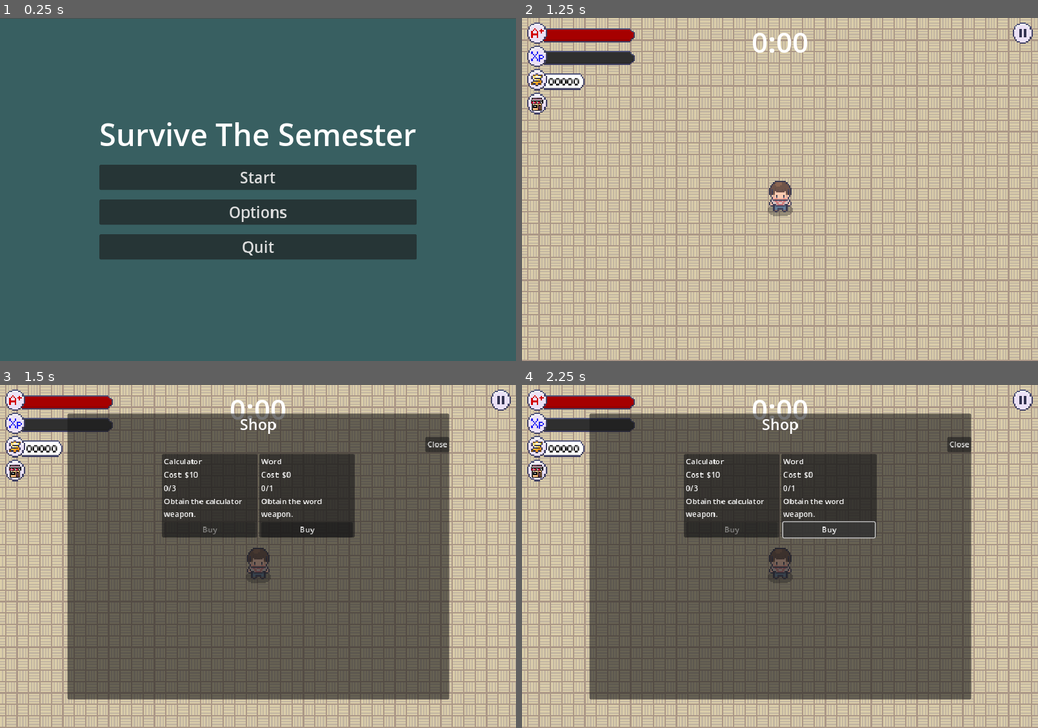
Above: before the commit, frames 1-4 (two rows, left to right).
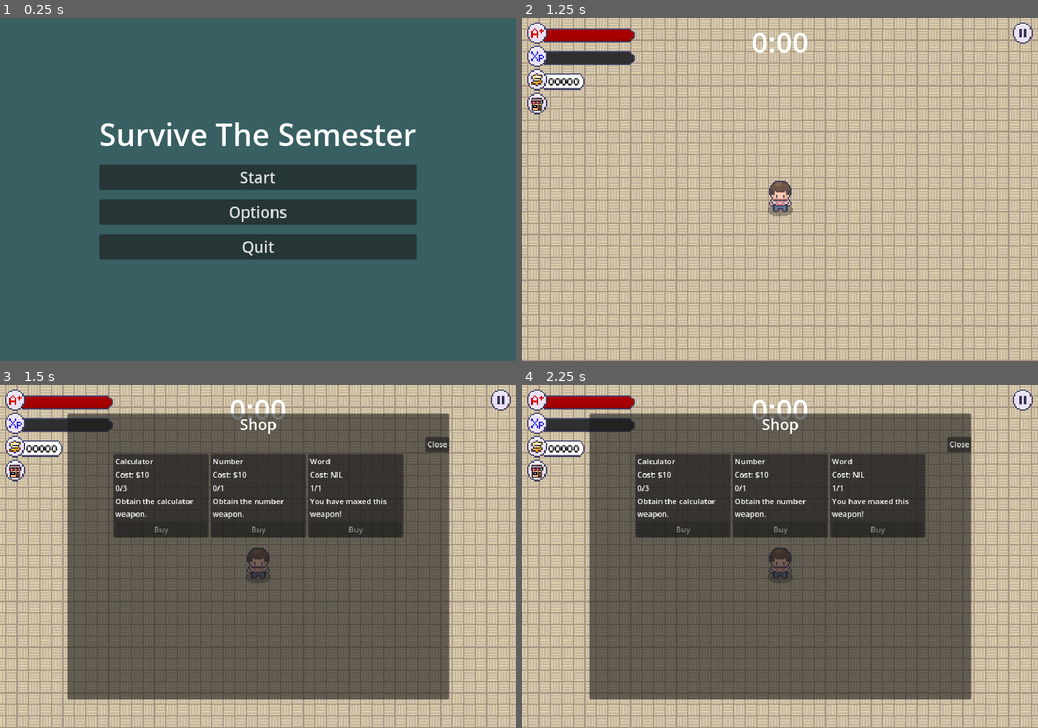
Above: after the commit, the same moments.

Repository: LimZiJia/SurviveTheSemester
Game: Godot game, scene res://scenes/ui/start_screen.tscn
The game is run twice, just before and just after one commit, with the same random seed, the same clock (stepped at 60 frames per second) and the same inputs.
Inputs (mouse positions are in pixels of both pictures, inside the frame that each line leads up to):
- Up to frame 1 (0.25 s): no input
- Up to frame 2 (1.25 s): click "Start" at 0.5 s
- Up to frame 3 (1.5 s): click (15, 470) at 1.25 s
- Up to frame 4 (2.25 s): click (826, 529) at 2 s, where only the run before the commit has a clickable "Buy"

Frames 1-2 are identical in both runs. In frame 3, 5.8% of the frame differs, in the area x 22-79%, y 20-45%; in frame 4, 6.0%.

Commit message:
Added abillity for player to obtain upgrades
Note that players are still unable to earn money

Diff:
--- a/resources/weapon_upgrades/calculator/calculator_weapon_upgrade_3.tres
+++ b/resources/weapon_upgrades/calculator/calculator_weapon_upgrade_3.tres
@@ -15,7 +15,7 @@
 
 [resource]
 script = ExtResource("1_blipl")
-weapon_name = &""
+weapon_name = &"Calculator"
 description = "-0.5s cooldown
 +1 calculator"
 level = 3
--- /dev/null
+++ b/resources/weapon_upgrades/number/number_weapon_upgrade_1.tres
@@ -0,0 +1,20 @@
+[gd_resource type="Resource" script_class="WeaponUpgrade" load_steps=4 format=3 uid="uid://cmupm1bamkuu5"]
+
+[ext_resource type="Script" path="res://resources/weapon_upgrades/weapon_upgrade.gd" id="1_dlx7s"]
+[ext_resource type="Script" path="res://scenes/weapons/weapon_stats/weapon_stat.gd" id="2_ugl1o"]
+
+[sub_resource type="Resource" id="Resource_8pd45"]
+script = ExtResource("2_ugl1o")
+cooldown = 5.0
+count = 1
+damage = 5.0
+knockback = 200.0
+metadata = {}
+
+[resource]
+script = ExtResource("1_dlx7s")
+weapon_name = &"Number"
+description = "Obtain the number weapon.	"
+level = 1
+cost = 10
+weapon_stat = SubResource("Resource_8pd45")
--- /dev/null
+++ b/resources/weapon_upgrades/number/number_weapon_upgrades.tres
@@ -0,0 +1,11 @@
+[gd_resource type="Resource" script_class="WeaponUpgrades" load_steps=4 format=3 uid="uid://blg7ikv6jovee"]
+
+[ext_resource type="Script" path="res://resources/weapon_upgrades/weapon_upgrades.gd" id="1_e5frd"]
+[ext_resource type="Resource" uid="uid://cmupm1bamkuu5" path="res://resources/weapon_upgrades/number/number_weapon_upgrade_1.tres" id="2_k822p"]
+[ext_resource type="PackedScene" uid="uid://donr501vi4ljc" path="res://scenes/weapons/calculator/calculator_weapon_controller.tscn" id="5_vx4eu"]
+
+[resource]
+script = ExtResource("1_e5frd")
+weapon_name = &"Number"
+upgrades = Array[Resource("res://resources/weapon_upgrades/weapon_upgrade.gd")]([ExtResource("2_k822p")])
+weapon_scene = ExtResource("5_vx4eu")
--- a/scenes/autoload/game_events.gd
+++ b/scenes/autoload/game_events.gd
@@ -6,6 +6,8 @@
 signal health_damaged(current_health: float, max_health: float)
 signal health_healed(current_health: float, max_health: float)
 signal buff_added(buff: Buff, current_buffs: Dictionary)
+signal weapon_added(weapon: WeaponUpgrades)
+signal weapon_upgrade_added(weapon_upgrade: WeaponUpgrade)
 
 func emit_experience_collected(amount: int) -> void:
 	experience_collected.emit(amount)
@@ -29,3 +31,11 @@
 
 func emit_buff_added(buff: Buff, current_buffs: Dictionary) -> void:
 	buff_added.emit(buff, current_buffs)
+
+
+func emit_weapon_added(weapon: WeaponUpgrades) -> void:
+	weapon_added.emit(weapon)
+
+
+func emit_weapon_upgrade_added(weapon_upgrade: WeaponUpgrade) -> void:
+	weapon_upgrade_added.emit(weapon_upgrade)
--- a/scenes/component/velocity_component.gd
+++ b/scenes/component/velocity_component.gd
@@ -40,10 +40,6 @@
 	if owner_node2d == null:
 		return
 
-	print(hitbox_position)
-	print(owner.global_position)
+	var knockback_dir := hitbox_position.direction_to(owner.global_position)
 
-	var knockback_dir := hitbox_position.direction_to(owner.global_position) * knockback_force
-	print(knockback_dir)
-
-	velocity += hitbox_position.direction_to(owner.global_position) * knockback_force
+	velocity += knockback_dir * knockback_force
--- a/scenes/game_object/player/player.tscn
+++ b/scenes/game_object/player/player.tscn
@@ -1,13 +1,11 @@
-[gd_scene load_steps=62 format=3 uid="uid://bgkg45mchl7ul"]
+[gd_scene load_steps=60 format=3 uid="uid://bgkg45mchl7ul"]
 
 [ext_resource type="Script" path="res://scenes/game_object/player/player.gd" id="1_7xkn6"]
 [ext_resource type="PackedScene" uid="uid://cibu2hpxo40hy" path="res://scenes/component/health_component.tscn" id="2_4xk1m"]
 [ext_resource type="PackedScene" uid="uid://bwqpi8jmxkdbd" path="res://scenes/component/velocity_component.tscn" id="2_i4ae5"]
 [ext_resource type="PackedScene" uid="uid://cs7ivlr47hqgi" path="res://scenes/component/hurtbox_component.tscn" id="3_4agu3"]
-[ext_resource type="PackedScene" uid="uid://bgwhgewn87l0s" path="res://scenes/weapons/word/word_weapon_controller.tscn" id="5_q2dig"]
-[ext_resource type="PackedScene" uid="uid://0iaeiosmxoh5" path="res://scenes/weapons/number/number_weapon_controller.tscn" id="6_4ty7v"]
+[ext_resource type="Script" path="res://scenes/game_object/player/weapon_manager.gd" id="5_ffgjt"]
 [ext_resource type="Texture2D" uid="uid://bvbtt3nr6i0qn" path="res://scenes/game_object/player/player_shadow.png" id="6_7up1x"]
-[ext_resource type="PackedScene" uid="uid://donr501vi4ljc" path="res://scenes/weapons/calculator/calculator_weapon_controller.tscn" id="7_qktkr"]
 [ext_resource type="Texture2D" uid="uid://542gp1vs0t0" path="res://scenes/game_object/player/player.png" id="8_voa7p"]
 
 [sub_resource type="RectangleShape2D" id="RectangleShape2D_c14a4"]
@@ -575,12 +573,7 @@
 shape = SubResource("RectangleShape2D_c14a4")
 
 [node name="WeaponManager" type="Node2D" parent="."]
-
-[node name="WordWeaponController" parent="WeaponManager" instance=ExtResource("5_q2dig")]
-
-[node name="NumberWeaponController" parent="WeaponManager" instance=ExtResource("6_4ty7v")]
-
-[node name="CalculatorWeaponController" parent="WeaponManager" instance=ExtResource("7_qktkr")]
+script = ExtResource("5_ffgjt")
 
 [node name="ShadowSprite" type="Sprite2D" parent="."]
 position = Vector2(0, 43)
--- /dev/null
+++ b/scenes/game_object/player/weapon_manager.gd
@@ -0,0 +1,11 @@
+extends Node2D
+
+
+func _ready():
+	GameEvents.weapon_added.connect(on_weapon_added)
+
+
+func on_weapon_added(weapon: WeaponUpgrades) -> void:
+	var weapon_scene := weapon.weapon_scene as PackedScene
+	var weapon_controller_instance := weapon_scene.instantiate() as Node
+	add_child(weapon_controller_instance)
--- a/scenes/manager/upgrade_manager.gd
+++ b/scenes/manager/upgrade_manager.gd
@@ -13,6 +13,8 @@
 		return
 	shop_button.pressed.connect(on_shop_button_pressed)
 
+	initialize()
+
 
 func on_shop_button_pressed() -> void:
 	var shop_instance = shop_scene.instantiate()
@@ -25,18 +27,23 @@
 	apply_upgrade(weapon_upgrade)
 
 
+# Adds the initial word weapon
+func initialize() -> void:
+	await get_parent().ready
+	var word_init_upgrade = upgrade_pool["Word"].upgrades[0] as WeaponUpgrade
+	apply_upgrade(word_init_upgrade)
+
+
 func apply_upgrade(weapon_upgrade: WeaponUpgrade) -> void:
 	var has_upgrade = current_upgrades.has(weapon_upgrade.weapon_name)
 	if not has_upgrade:
 		current_upgrades[weapon_upgrade.weapon_name] = {}
 	current_upgrades[weapon_upgrade.weapon_name]["level"] = weapon_upgrade.level
 
-	print(current_upgrades)
-
 	GameEvents.emit_money_spent(weapon_upgrade.cost)
 
 	if weapon_upgrade.level == 1:
 		var weapon_upgrades := upgrade_pool[weapon_upgrade.weapon_name] as WeaponUpgrades
-		# Emit weapon added
+		GameEvents.emit_weapon_added(weapon_upgrades)
 
-	# Emit upgrade added
+	GameEvents.emit_weapon_upgrade_added(weapon_upgrade)
--- a/scenes/manager/upgrade_manager.tscn
+++ b/scenes/manager/upgrade_manager.tscn
@@ -1,14 +1,16 @@
-[gd_scene load_steps=5 format=3 uid="uid://dwyma7mb01o0"]
+[gd_scene load_steps=6 format=3 uid="uid://dwyma7mb01o0"]
 
 [ext_resource type="Script" path="res://scenes/manager/upgrade_manager.gd" id="1_ftk8e"]
 [ext_resource type="Resource" uid="uid://bsfjjxi0jvwtj" path="res://resources/weapon_upgrades/word/word_weapon_upgrades.tres" id="2_x06s2"]
 [ext_resource type="PackedScene" uid="uid://ocl5j5ch8y0d" path="res://scenes/ui/shop_screen.tscn" id="3_7u1xt"]
 [ext_resource type="Resource" uid="uid://b3rbq4drt5mct" path="res://resources/weapon_upgrades/calculator/calculator_weapon_upgrades.tres" id="3_wifbp"]
+[ext_resource type="Resource" uid="uid://blg7ikv6jovee" path="res://resources/weapon_upgrades/number/number_weapon_upgrades.tres" id="4_6d5c5"]
 
 [node name="UpgradeManager" type="Node"]
 script = ExtResource("1_ftk8e")
 upgrade_pool = {
 "Calculator": ExtResource("3_wifbp"),
+"Number": ExtResource("4_6d5c5"),
 "Word": ExtResource("2_x06s2")
 }
 shop_scene = ExtResource("3_7u1xt")
--- a/scenes/ui/weapon_upgrade_card.gd
+++ b/scenes/ui/weapon_upgrade_card.gd
@@ -14,6 +14,7 @@
 
 func _ready():
 	buy_button.pressed.connect(on_buy_button_pressed)
+	GameEvents.weapon_upgrade_added.connect(on_weapon_upgrade_added)
 
 
 func on_buy_button_pressed() -> void:
@@ -22,7 +23,7 @@
 	selected.emit(next_upgrade)
 
 
-func on_upgrade_added() -> void:
+func on_weapon_upgrade_added(_weapon_upgrade: WeaponUpgrade) -> void:
 	update_card()
 
 
--- a/scenes/weapons/calculator/calculator_weapon_controller.gd
+++ b/scenes/weapons/calculator/calculator_weapon_controller.gd
@@ -7,16 +7,28 @@
 
 
 func _ready() -> void:
-	if weapon_stat == null:
-		return
+	cooldown_timer.timeout.connect(on_cooldown_timer_timeout)
+	GameEvents.weapon_upgrade_added.connect(on_weapon_upgrade_added)
 
-	cooldown_timer.wait_time = weapon_stat.cooldown
-	cooldown_timer.timeout.connect(on_cooldown_timer_timeout)
-	cooldown_timer.start()
+	if weapon_stat != null:
+		update_stats()
 
 
 func on_cooldown_timer_timeout() -> void:
 	spawn_weapon(weapon_stat.count)
+
+
+func on_weapon_upgrade_added(weapon_upgrade: WeaponUpgrade) -> void:
+	if weapon_upgrade.weapon_name != "Calculator":
+		return
+	weapon_stat = weapon_upgrade.weapon_stat
+	update_stats()
+
+
+func update_stats() -> void:
+	cooldown_timer.wait_time = weapon_stat.cooldown
+	if cooldown_timer.is_stopped():
+		cooldown_timer.start()
 
 
 # Spawns the given number of weapons into the world scene.
--- a/scenes/weapons/number/number_weapon_controller.gd
+++ b/scenes/weapons/number/number_weapon_controller.gd
@@ -9,11 +9,11 @@
 
 
 func _ready():
-	if weapon_stat == null:
-		return
-	cooldown_timer.wait_time = weapon_stat.cooldown
 	cooldown_timer.timeout.connect(on_cooldown_timer_timeout)
-	cooldown_timer.start()
+	GameEvents.weapon_upgrade_added.connect(on_weapon_upgrade_added)
+
+	if weapon_stat != null:
+		update_stats()
 
 
 func _physics_process(_delta: float):
@@ -25,6 +25,20 @@
 # the player can attack again
 func on_cooldown_timer_timeout() -> void:
 	can_attack = true
+
+
+func on_weapon_upgrade_added(weapon_upgrade: WeaponUpgrade) -> void:
+	if weapon_upgrade.weapon_name != "Number":
+		return
+
+	weapon_stat = weapon_upgrade.weapon_stat
+	update_stats()
+
+
+func update_stats() -> void:
+	cooldown_timer.wait_time = weapon_stat.cooldown
+	if cooldown_timer.is_stopped():
+		cooldown_timer.start()
 
 
 # Given there are mobs surrounding the player, it initiates the cooldown,
--- a/scenes/weapons/word/word_weapon_controller.gd
+++ b/scenes/weapons/word/word_weapon_controller.gd
@@ -9,11 +9,11 @@
 
 
 func _ready():
-	if weapon_stat == null:
-		return
-	cooldown_timer.wait_time = weapon_stat.cooldown
 	cooldown_timer.timeout.connect(on_cooldown_timer_timeout)
-	cooldown_timer.start()
+	GameEvents.weapon_upgrade_added.connect(on_weapon_upgrade_added)
+
+	if weapon_stat != null:
+		update_stats()
 
 
 func _physics_process(_delta: float) -> void:
@@ -25,6 +25,21 @@
 # the player can attack again
 func on_cooldown_timer_timeout() -> void:
 	can_attack = true
+
+
+func on_weapon_upgrade_added(weapon_upgrade: WeaponUpgrade) -> void:
+	if weapon_upgrade.weapon_name != "Word":
+		return
+
+	weapon_stat = weapon_upgrade.weapon_stat
+	update_stats()
+
+
+func update_stats() -> void:
+	cooldown_timer.wait_time = weapon_stat.cooldown
+	if cooldown_timer.is_stopped():
+		cooldown_timer.start()
+
 
 # Given there are mobs surrounding the player, it initiates the cooldown,
 # and adds the given number of weapons into the world scene and facing the
--- a/scenes/weapons/word/word_weapon_controller.tscn
+++ b/scenes/weapons/word/word_weapon_controller.tscn
@@ -1,21 +1,11 @@
-[gd_scene load_steps=5 format=3 uid="uid://bgwhgewn87l0s"]
+[gd_scene load_steps=3 format=3 uid="uid://bgwhgewn87l0s"]
 
 [ext_resource type="Script" path="res://scenes/weapons/word/word_weapon_controller.gd" id="1_8lsmw"]
 [ext_resource type="PackedScene" uid="uid://cufkg4a6l1oe8" path="res://scenes/weapons/word/word_weapon.tscn" id="2_kxu1b"]
-[ext_resource type="Script" path="res://scenes/weapons/weapon_stats/weapon_stat.gd" id="3_nwbg8"]
-
-[sub_resource type="Resource" id="Resource_p8wqm"]
-script = ExtResource("3_nwbg8")
-cooldown = 1.0
-count = 1
-damage = 20.0
-knockback = 1500.0
-metadata = {}
 
 [node name="WordWeaponController" type="Node2D"]
 script = ExtResource("1_8lsmw")
 word_weapon_scene = ExtResource("2_kxu1b")
-weapon_stat = SubResource("Resource_p8wqm")
 
 [node name="CooldownTimer" type="Timer" parent="."]
 one_shot = true
Not shown: 1 places in scenes/weapons/number/number_weapon_controller.tscn that only renumber resources
